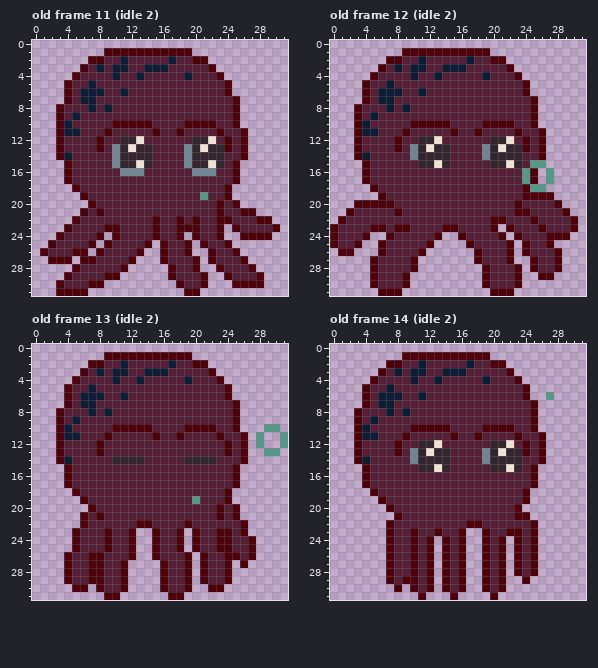
File history of a pixel-art file, assets/sprites/octopus_sprite.aseprite. That is the earlier state.
120x120 pixels, 18 frames. Shown: old frame 11 (idle 2), old frame 12 (idle 2), old frame 13 (idle 2), old frame 14 (idle 2). The old version is drawn lined up with the new one, on the new canvas. The commit also changed other frames, which this record leaves out.
New version:
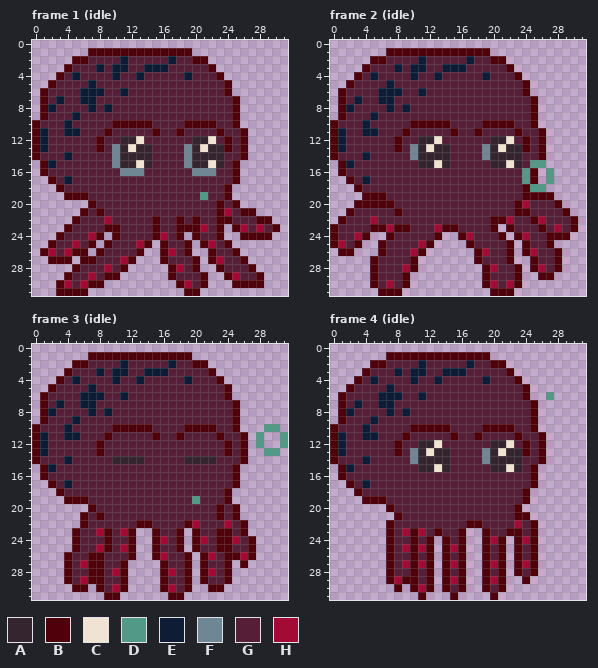
Palette (. is transparent): A #34252f  B #4f000b  C #f1e3d3  D #539987  E #0e1c36  F #6f8695  G #561f37  H #a30b37
A new or re-ordered frame is compared with the old frame closest to it.
Diff:
canvas 120x120 -> 32x32, the old top-left corner now at -64,0 (the part of the old canvas that was cut away was empty and is not shown)
frames re-ordered
Changed rows in their new state; - is an unchanged pixel.
Frame 1 (idle) against old frame 11 (idle 2):
first column x 0:
 1 -------BB--------------------
 2 -----BBGG--------------------
 3 ----BGG----------------------
 4 ---BGE-----------------------
 5 --BGG------------------------
 6 -BGGG------------------------
 7 -BGEG------------------------
 8 -BEG-------------------------
 9 -BGG-------------------------
10 BGGG-------------------------
11 BEGG-------------------------
12 BEGG-------------------------
13 BEGG-------------------------
14 BGGG-------------------------
15 -BEGG------------------------
16 -BGGG------------------------
17 --BGE------------------------
18 ---BGG-----------------------
19 ----BB-----------------------
21 ------------------------H----
22 ---------H-------------------
23 ---------------------H----H-H
24 -------H--------H------------
25 -----H-------H--------H------
26 --H-H------------H-----------
27 -----------H-----------H-----
28 ---------H--------H----------
29 -------H-----------------H---
30 ----H-H------------H---------
Frame 2 (idle) against old frame 12 (idle 2):
first column x 0:
 1 -------BB--------------------
 2 -----BBGG--------------------
 3 ----BGG----------------------
 4 ---BGE-----------------------
 5 --BGG------------------------
 6 -BGGG------------------------
 7 -BGEG------------------------
 8 -BEG-------------------------
 9 -BGG-------------------------
10 BGGG-------------------------
11 BEGG-------------------------
12 BEGG-------------------------
13 BEGG-------------------------
14 BGGG-------------------------
15 -BEGG------------------------
16 -BGGG------------------------
17 --BGE------------------------
18 ---BGG-----------------------
19 ----BB-----------------------
20 ------------------------H----
22 -----H----------------H---H--
23 -------H-----H--------------H
24 ---H-------------H------H----
25 -H---------H-----------------
26 ----------H--------H-----H---
28 ---------H----------H-----H--
30 -------H------------H-H------
Frame 3 (idle) against old frame 13 (idle 2):
first column x 0:
 1 -------BB------------------
 2 -----BBGG------------------
 3 ----BGG--------------------
 4 ---BGE---------------------
 5 --BGG----------------------
 6 -BGGG----------------------
 7 -BGEG----------------------
 8 -BEG-----------------------
 9 -BGG-----------------------
10 BGGG-----------------------
11 BEGG-----------------------
12 BEGG-----------------------
13 BEGG-----------------------
14 BGGG-----------------------
15 -BEGG----------------------
16 -BGGG----------------------
17 --BGE----------------------
18 ---BGG---------------------
19 ----BB---------------------
22 --------------------H---H--
23 --------H--H---------------
24 ----------------H----H---H-
25 --------H--H---------------
26 ----------------H-----H---H
27 ------H--------------------
28 ----------H------H----H----
29 ------H--------------------
30 ----------H------H---------
Frame 4 (idle) against old frame 14 (idle 2):
first column x 0:
 1 -------BB----------------
 2 -----BBGG----------------
 3 ----BGG------------------
 4 ---BGE-------------------
 5 --BGG--------------------
 6 -BGGG--------------------
 7 -BGEG--------------------
 8 -BEG---------------------
 9 -BGG---------------------
10 BGGG---------------------
11 BEGG---------------------
12 BEGG---------------------
13 BEGG---------------------
14 BGGG---------------------
15 -BEGG--------------------
16 -BGGG--------------------
17 --BGE--------------------
18 ---BGG-------------------
19 ----BB-------------------
22 -----------------------H-
23 ---------H-H-------------
24 --------------------H---H
25 ---------H-H---H---------
27 ---------H-H---H----H---H
29 --------H------H----H----
30 -----------H-------------
Changed places in both pictures, as pixel boxes (x1, y1, x2, y2):
changed: (32, 48, 104, 200)
changed: (48, 208, 264, 288)
changed: (330, 48, 562, 288)
changed: (32, 352, 128, 592)
changed: (160, 520, 248, 592)
changed: (330, 352, 402, 504)
changed: (450, 520, 530, 584)
changed: (394, 528, 426, 592)
